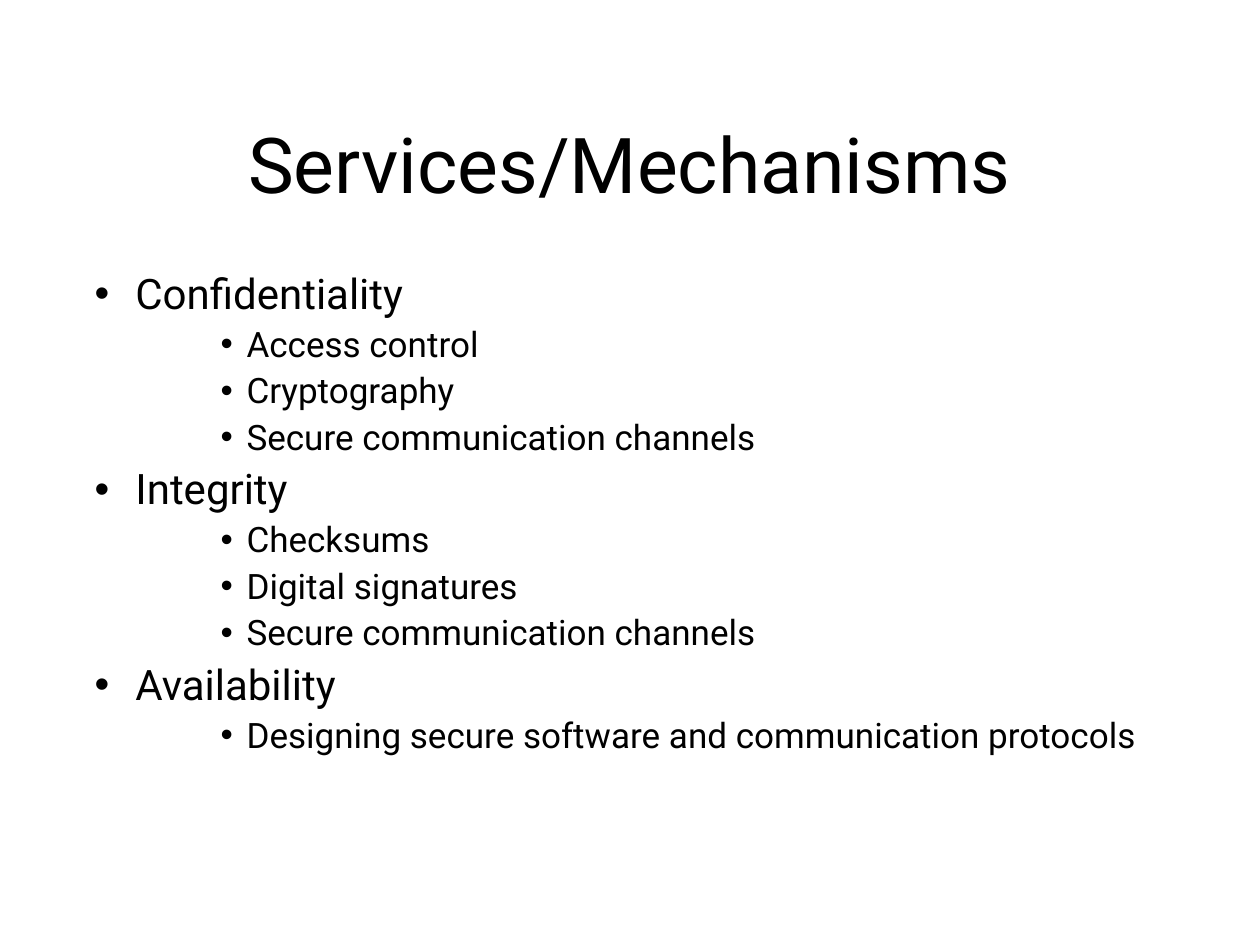
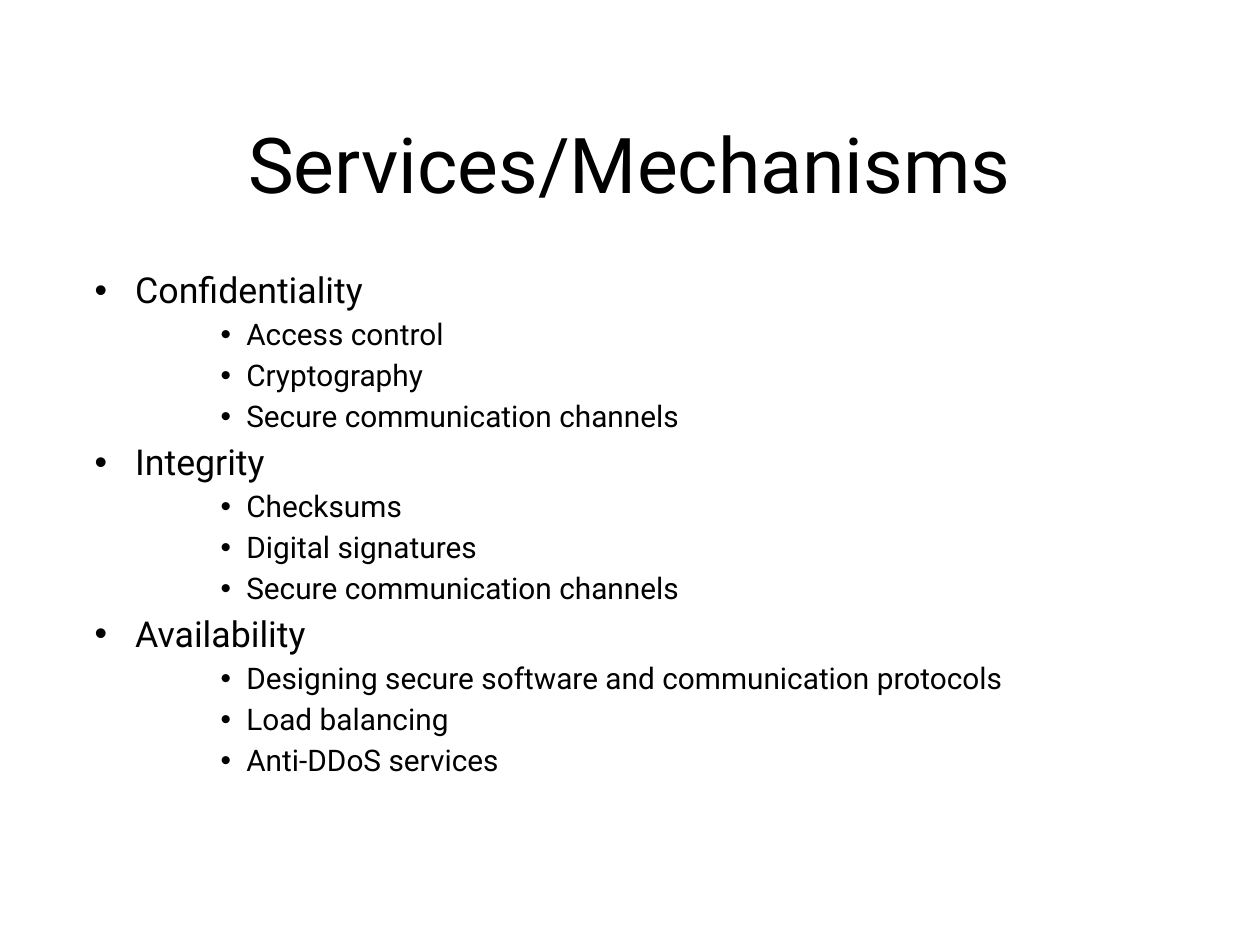
Before and after one commit to sftcd/cs7053, a slide deck: slide 6 of 2016lectures/02-concepts.ppt. Drawn at 1260x945 pixels with LibreOffice and Linux fonts; fonts in the diff are those of the drawing. Boxes give left, top, right and bottom in pixels: in the first picture for what was removed or moved away, otherwise in the second. Text is boxed around its words. In the diff, an @@ line names an element or a change of style, - is before the commit and + after.

```diff
--- a/2016lectures/02-concepts.ppt
+++ b/2016lectures/02-concepts.ppt
@@ text at [135,276,1002,696]: size 24 to 20.4 pt in "Confidentiality", "Integrity", "Availability"; size 20 to 17 pt in "Access control", "Cryptography", "Secure communication channels", "Checksums" and 3 more places; indent changed @@
@@ text at [246,707,499,772]: paragraphs added @@
+    • Load balancing
+    • Anti-DDoS services
```
Also in this commit, not shown: 8 other slides changed, 1 slide added, 1 other file.
